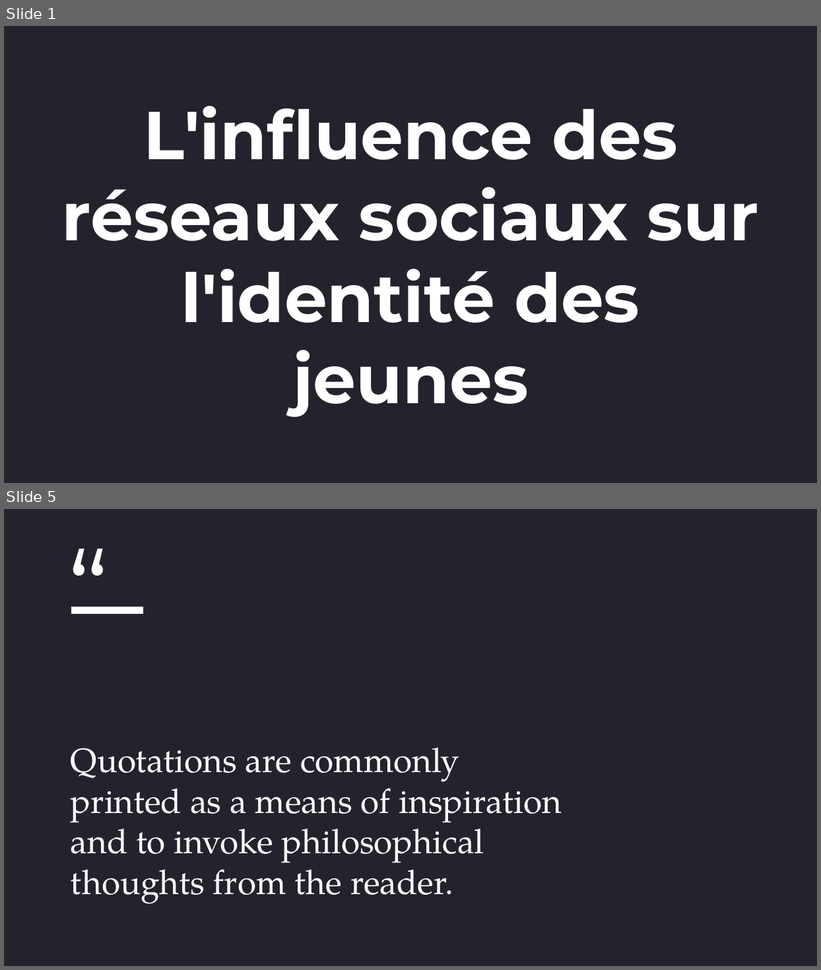
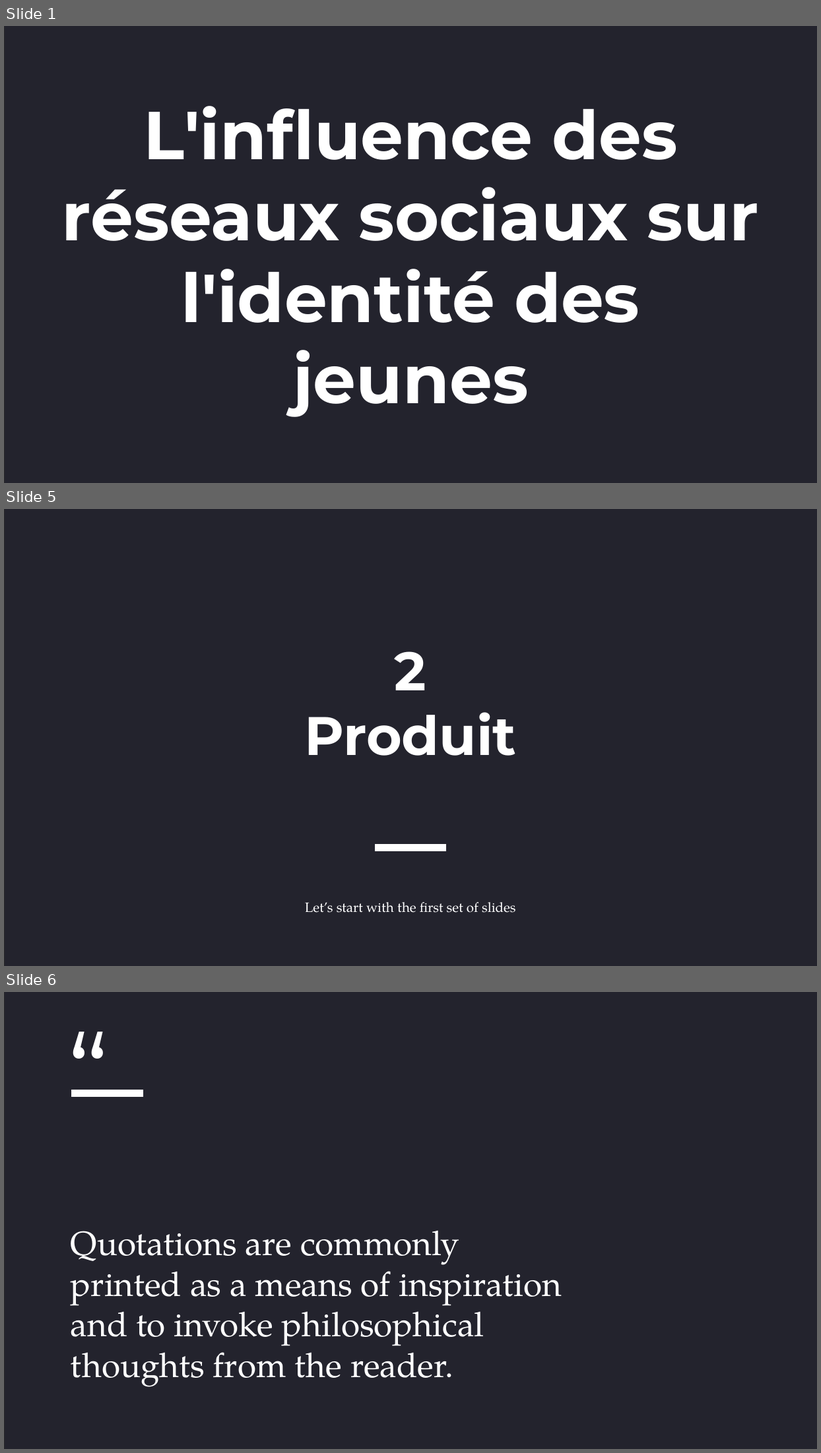
Before and after one commit to ChristianCarbonara/TPA, a slide deck: presentation.pptx. Shown one above the other, each under a label of ours: slides 1 and 5 before the commit, slides 1, 5 and 6 after it; the slides between them are not shown. The pictures are 821x970 and 821x1453 pixels, drawn with LibreOffice and Linux fonts; fonts in the diff are those of the drawing; background and template pictures are left out; a plain dark background stands for a picture behind light text. Boxes give left, top, right and bottom in pixels: in the first picture for what was removed or moved away, otherwise in the second. Text is boxed around its words. In the diff, an @@ line names an element or a change of style, - is before the commit and + after.

```diff
--- a/presentation.pptx
+++ b/presentation.pptx
@@ slide 5 added at [4,509,817,966], background picture (left out); not listed: 1 template element that a slide beside it also shows @@
@@ title added at [304,652,516,756], 48 pt, text #FFFFFF, bold @@
+2
+Produit
@@ line added from (446, 848) to (375, 848), #FFFFFF 6 pt @@
@@ subtitle added at [305,902,516,913], 12 pt, text #FFFFFF @@
+Let’s start with the first set of slides
@@ what was slide 5 is now slide 6 @@
```
Also in this commit, not shown: 3 slides changed, 1 other slide added, 2 slides removed.
